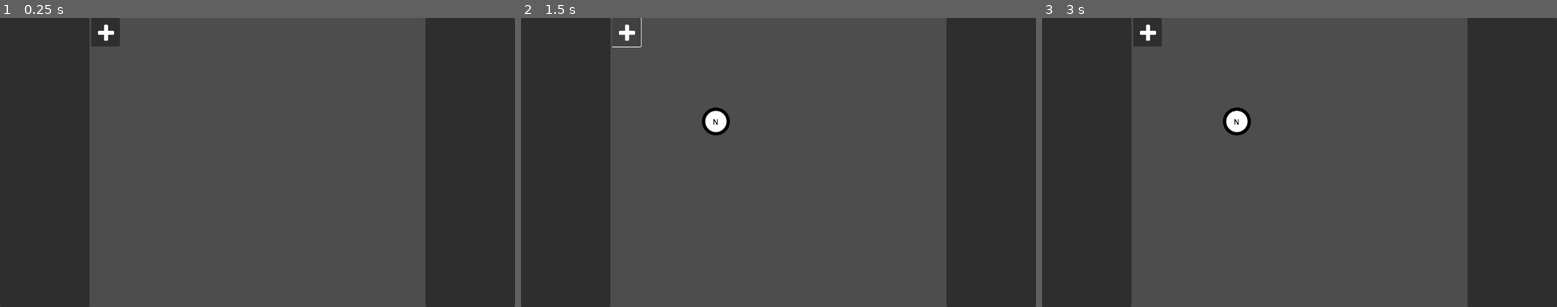
Above: before the commit, frames 1-3 (left to right).
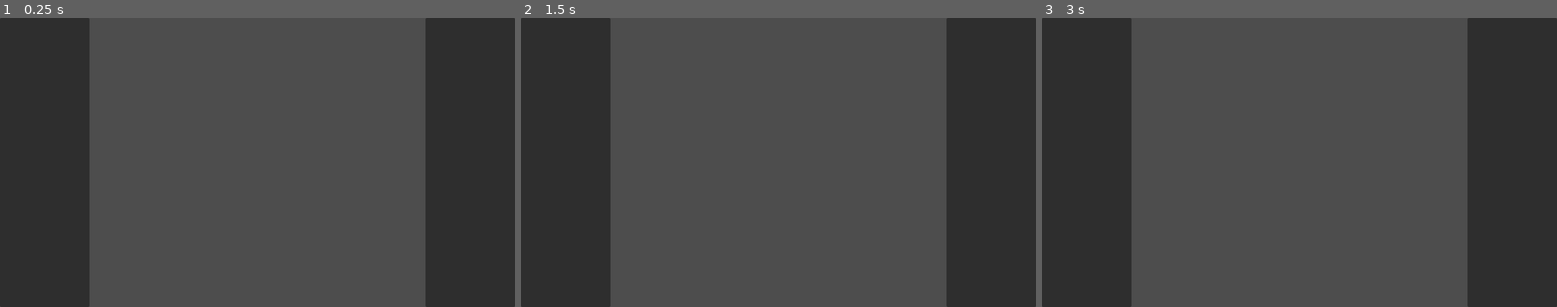
Above: after the commit, the same moments.

Repository: LVoisard/graph-reconstruction-godot
Game: Godot game, scene res://scenes/main.tscn
Same seed, same stepped clock (60 frames per second), same inputs: the game is played once before the commit and once after it.
Inputs (mouse positions are in pixels of both pictures, inside the frame that each line leads up to):
- Up to frame 1 (0.25 s): no input
- Up to frame 2 (1.5 s): click (624, 32) at 0.52 s; click (624, 32) at 1.27 s
- Up to frame 3 (3 s): click (1145, 32) at 2.02 s; tap Enter at 2.75 s; move the mouse to (1412, 148) at 2.77 s; click (1412, 148) at 2.92 s

The runs differ from the first frame. In frame 1, 0.5% of the frame differs, in the area x 17-24%, y 0-10%; in frame 2, 0.5%; in frame 3, 0.9%, in the area x 17-41%, y 0-41%.

Commit message:
update visuals when dragging

Diff:
--- a/components/context_menu.gd
+++ b/components/context_menu.gd
@@ -32,6 +32,9 @@
 			if mouse_over_parent:
 				self.visible = true
 				self.global_position = get_global_mouse_position()
+				get_parent().get_parent().move_child(get_parent(), -1)
+			else:
+				self.visible = false
 	elif event is InputEventMouseButton:
 		if not get_global_rect().has_point(get_global_mouse_position()):
 				self.visible = false
--- a/components/draggable.gd
+++ b/components/draggable.gd
@@ -2,6 +2,8 @@
 class_name Draggable
 
 signal finished_dragging
+signal started_dragging
+signal dragging
 
 var is_dragging = false #state management
 var mouse_offset #center mouse on click
@@ -17,6 +19,7 @@
 
 func _physics_process(delta):
 	if is_dragging == true:
+		dragging.emit()
 		get_parent().position = get_global_mouse_position() - mouse_offset
 
 func _input(event):
@@ -25,6 +28,7 @@
 			if mouse_over_parent:
 				#print('clicked on sprite')
 				is_dragging = true
+				started_dragging.emit()
 				mouse_offset = get_global_mouse_position() - get_parent().global_position
 		else:
 			if is_dragging:
--- /dev/null
+++ b/resources/context_actions/graph node/ca_graph_node_change_node_type.gd
@@ -0,0 +1,8 @@
+extends ContextAction
+
+func perform_context_action(node: Node) -> void:
+	print("test 1")
+	var p = Popup.new()
+	node.add_child(p)
+	p.popup()
+	p.move_to_center()
--- /dev/null
+++ b/resources/context_actions/graph node/ca_graph_node_change_node_type.tres
@@ -0,0 +1,7 @@
+[gd_resource type="Resource" load_steps=2 format=3 uid="uid://tib5hh2wgcax"]
+
+[ext_resource type="Script" path="res://resources/context_actions/graph node/ca_graph_node_change_node_type.gd" id="1_tfcin"]
+
+[resource]
+script = ExtResource("1_tfcin")
+action_text = "Change Node Type"
--- a/resources/context_actions/graph node/ca_graph_node_link_new_node.gd
+++ b/resources/context_actions/graph node/ca_graph_node_link_new_node.gd
@@ -8,12 +8,11 @@
 		node_prefab = load("res://scripts/graph_node/graph_node.tscn")
 	if connection_prefab == null:
 		connection_prefab = load("res://scripts/connection/connection.tscn")
-	var n = node_prefab.instantiate() as Control
+	var n = node_prefab.instantiate() as MyGraphNode
 	n.set_position(node.get_position() + Vector2(150, 0))
 
 	var c = connection_prefab.instantiate() as Connection
-	c.set_connection_nodes(node as Control, n)
-	c.update_connection_position()
+	c.set_connection_nodes(node as MyGraphNode, n)
 
 	node.add_sibling(n)
 	node.add_sibling(c)
--- a/scenes/main.tscn
+++ b/scenes/main.tscn
@@ -1,6 +1,5 @@
-[gd_scene load_steps=3 format=3 uid="uid://bgo78cbvaoxxk"]
+[gd_scene load_steps=2 format=3 uid="uid://bgo78cbvaoxxk"]
 
-[ext_resource type="Texture2D" uid="uid://c6r7jn1rydbkb" path="res://assets/icons/white/plus.png" id="1_xuxub"]
 [ext_resource type="PackedScene" uid="uid://2366d4on4cdd" path="res://scripts/graph/graph.tscn" id="1_yar6h"]
 
 [node name="main" type="Control"]
@@ -43,19 +42,6 @@
 
 [node name="Graph" parent="layout container/Center Canvas/SubViewport" instance=ExtResource("1_yar6h")]
 
-[node name="HBoxContainer" type="HBoxContainer" parent="layout container/Center Canvas/SubViewport"]
-custom_minimum_size = Vector2(0, 64)
-offset_right = 64.0
-offset_bottom = 64.0
-
-[node name="Button" type="Button" parent="layout container/Center Canvas/SubViewport/HBoxContainer"]
-custom_minimum_size = Vector2(64, 0)
-layout_mode = 2
-size_flags_horizontal = 0
-tooltip_text = "New Node"
-icon = ExtResource("1_xuxub")
-expand_icon = true
-
 [node name="Right Bar" type="Control" parent="layout container"]
 custom_minimum_size = Vector2(200, 0)
 layout_mode = 2
@@ -67,5 +53,3 @@
 anchor_bottom = 1.0
 grow_horizontal = 2
 grow_vertical = 2
-
-[connection signal="pressed" from="layout container/Center Canvas/SubViewport/HBoxContainer/Button" to="layout container/Center Canvas/SubViewport/Graph" method="_on_button_pressed"]
--- a/scripts/connection/connection.gd
+++ b/scripts/connection/connection.gd
@@ -1,48 +1,63 @@
 extends Control
 class_name Connection
 
-var connection_nodes: Array[Control] = [null, null]
-var connector_bits: Array[bool] = [false,false]
+var connection_nodes: Array[MyGraphNode] = [null, null]
+var connector_bits: Array[bool] = [true,true]
 var connection_type: ConnectionType = ConnectionType.Directional
 
+@export var connector_arrow: Texture2D
+@export var connector_dead_end: Texture2D
 
+@onready var left_connector: TextureButton = $"HBoxContainer/left connector"
+@onready var right_connector: TextureButton = $"HBoxContainer/right connector"
 
-func set_connection_nodes(_a: Control, _b: Control) -> void:
+func _ready() -> void:
+	left_connector.button_down.connect(on_connector_button_pressed.bind(0))
+	right_connector.button_down.connect(on_connector_button_pressed.bind(1))
+	update_connection_visual()
+
+func set_connection_nodes(_a: MyGraphNode, _b: MyGraphNode) -> void:
 	connection_nodes[0] = _a
 	connection_nodes[1] = _b
+	a().moved.connect(update_connection_position)
+	b().moved.connect(update_connection_position)
+	a().deleted.connect(on_connection_deleted)
+	b().deleted.connect(on_connection_deleted)
+	update_connection_position()
 
 
 func update_connection_position() -> void:
-	print("hello")
 	var ab: Vector2 = b().get_global_rect().get_center() - a().get_global_rect().get_center()
+	var ab_dir: Vector2 = ab.normalized()
 
-	var ab_dir: Vector2 = ab.normalized()
-	print(ab)
-	print(ab_dir)
-
-
-
-	var angle: float = ab_dir.angle()
 	size.x = ab.length() - a().size.x / 2 - b().size.x / 2
 	position = a().get_rect().get_center() + ab / 2 - size / 2
 
-	print("position ", global_position)
-	print("ab ", ab)
-	print("a ", a().get_global_rect().get_center())
-	print("b ", b().get_global_rect().get_center())
+	pivot_offset = size / 2
+	rotation = ab_dir.angle()
 
-	pivot_offset = size / 2
-	rotation = angle
+func update_connection_visual() -> void:
+	left_connector.texture_normal = connector_arrow if connector_bits[0] else connector_dead_end
+	right_connector.texture_normal = connector_arrow if connector_bits[1] else connector_dead_end
+	right_connector.flip_h = true
 
-func belongs_to_graph_node(node: Control) -> bool:
+func belongs_to_graph_node(node: MyGraphNode) -> bool:
 	return a() == node || b() == node
 
-
-func a() -> Control:
+func a() -> MyGraphNode:
 	return connection_nodes[0]
 
-func b() -> Control:
+func b() -> MyGraphNode:
 	return connection_nodes[1]
+
+func on_connection_deleted() -> void:
+	self.queue_free()
+
+func on_connector_button_pressed(index: int)->void:
+	connector_bits[index] = !connector_bits[index]
+	if not connector_bits[0] && not connector_bits[1]:
+		connector_bits[(index + 1) % 2] = true
+	update_connection_visual()
 
 enum ConnectionType {
 	Directional,
--- a/scripts/connection/connection.tscn
+++ b/scripts/connection/connection.tscn
@@ -1,8 +1,9 @@
-[gd_scene load_steps=5 format=3 uid="uid://npo6cawgrxf2"]
+[gd_scene load_steps=6 format=3 uid="uid://npo6cawgrxf2"]
 
 [ext_resource type="Script" path="res://scripts/connection/connection.gd" id="1_dls6g"]
 [ext_resource type="Texture2D" uid="uid://m35ex1ouot5j" path="res://assets/icons/black/left.png" id="1_sl5wl"]
 [ext_resource type="Texture2D" uid="uid://cxpmtsegsjwnw" path="res://assets/icons/black/minus.png" id="2_b2k8e"]
+[ext_resource type="Texture2D" uid="uid://b4wnt01q1rdex" path="res://assets/icons/black/stop.png" id="3_abtrf"]
 [ext_resource type="Texture2D" uid="uid://dg34bwoc0fdne" path="res://assets/icons/black/right.png" id="3_noxjb"]
 
 [node name="Connection" type="Control"]
@@ -12,6 +13,8 @@
 offset_right = 100.0
 offset_bottom = 32.0
 script = ExtResource("1_dls6g")
+connector_arrow = ExtResource("1_sl5wl")
+connector_dead_end = ExtResource("3_abtrf")
 
 [node name="HBoxContainer" type="HBoxContainer" parent="."]
 custom_minimum_size = Vector2(100, 32)
@@ -23,10 +26,13 @@
 grow_vertical = 2
 theme_override_constants/separation = 0
 
-[node name="left connector" type="TextureRect" parent="HBoxContainer"]
+[node name="left connector" type="TextureButton" parent="HBoxContainer"]
+custom_minimum_size = Vector2(32, 0)
 layout_mode = 2
-texture = ExtResource("1_sl5wl")
-expand_mode = 2
+size_flags_horizontal = 4
+texture_normal = ExtResource("1_sl5wl")
+ignore_texture_size = true
+stretch_mode = 0
 
 [node name="NinePatchRect" type="NinePatchRect" parent="HBoxContainer"]
 layout_mode = 2
@@ -34,7 +40,9 @@
 texture = ExtResource("2_b2k8e")
 region_rect = Rect2(30, 22, 45, 60)
 
-[node name="right connector" type="TextureRect" parent="HBoxContainer"]
+[node name="right connector" type="TextureButton" parent="HBoxContainer"]
+custom_minimum_size = Vector2(32, 0)
 layout_mode = 2
-texture = ExtResource("3_noxjb")
-expand_mode = 2
+texture_normal = ExtResource("3_noxjb")
+ignore_texture_size = true
+stretch_mode = 0
--- a/scripts/graph/graph.gd
+++ b/scripts/graph/graph.gd
@@ -6,24 +6,21 @@
 
 func _ready() -> void:
 	child_entered_tree.connect(on_child_entered)
+	child_exiting_tree.connect(on_child_exited)
 
 
 func on_child_entered(child: Node) -> void:
 	if child is MyGraphNode:
+		move_child(child, -1)
 		nodes.append(child)
-		child.moved.connect(on_node_moved)
 	if child is Connection:
+		move_child(child, 0)
 		connections.append(child)
 
-
-func on_node_moved(node: Control) -> void:
-	# update the connection
-	for con in connections:
-		if con.belongs_to_graph_node(node):
-			con.update_connection_position()
-
-func _on_button_pressed() -> void:
-	var p = (load("res://scripts/graph_node/graph_node.tscn") as PackedScene).instantiate()
-
-	add_child(p)
-	p.set_position(Vector2(200,200))
+func on_child_exited(child: Node) -> void:
+	if child is MyGraphNode:
+		if child in nodes:
+			nodes.remove_at(nodes.find(child))
+	if child is Connection:
+		if child in connections:
+			connections.remove_at(connections.find(child))
--- a/scripts/graph_node/graph_node.gd
+++ b/scripts/graph_node/graph_node.gd
@@ -1,16 +1,21 @@
-extends Node
+extends Control
 class_name MyGraphNode
 
-signal moved(node)
+signal moved
+signal deleted
 
 @onready var draggable: Draggable = $"draggable"
 
 func _ready() -> void:
+	draggable.dragging.connect(on_moved)
 	draggable.finished_dragging.connect(on_moved)
 
 
 func on_moved() -> void:
-	moved.emit(self)
+	moved.emit()
+
+func _exit_tree() -> void:
+	deleted.emit()
 
 enum NodeType {
 	ENTRANCE,
--- a/scripts/graph_node/graph_node.tscn
+++ b/scripts/graph_node/graph_node.tscn
@@ -8,6 +8,7 @@
 [ext_resource type="Resource" uid="uid://dontgb55onwt5" path="res://resources/context_actions/graph node/ca_graph_node_link_new_node.tres" id="5_d7h6g"]
 [ext_resource type="Resource" uid="uid://bysmucllofybw" path="res://resources/context_actions/ca_general_delete.tres" id="7_annck"]
 [ext_resource type="PackedScene" uid="uid://bp8x4vaggq0uc" path="res://components/draggable.tscn" id="7_hmws7"]
+[ext_resource type="Resource" uid="uid://tib5hh2wgcax" path="res://resources/context_actions/graph node/ca_graph_node_change_node_type.tres" id="8_w44de"]
 
 [node name="GraphNode" type="Control"]
 custom_minimum_size = Vector2(64, 64)
@@ -84,7 +85,7 @@
 anchor_bottom = 0.0
 offset_bottom = 30.0
 context = "Graph Node"
-context_actions = Array[ExtResource("4_d4doj")]([ExtResource("5_d7h6g"), ExtResource("7_annck")])
+context_actions = Array[ExtResource("4_d4doj")]([ExtResource("5_d7h6g"), ExtResource("8_w44de"), ExtResource("7_annck")])
 
 [node name="draggable" parent="." instance=ExtResource("7_hmws7")]
 visible = false
Not shown: 1 places in scripts/graph_node/graph_node.tscn that only renumber resources
